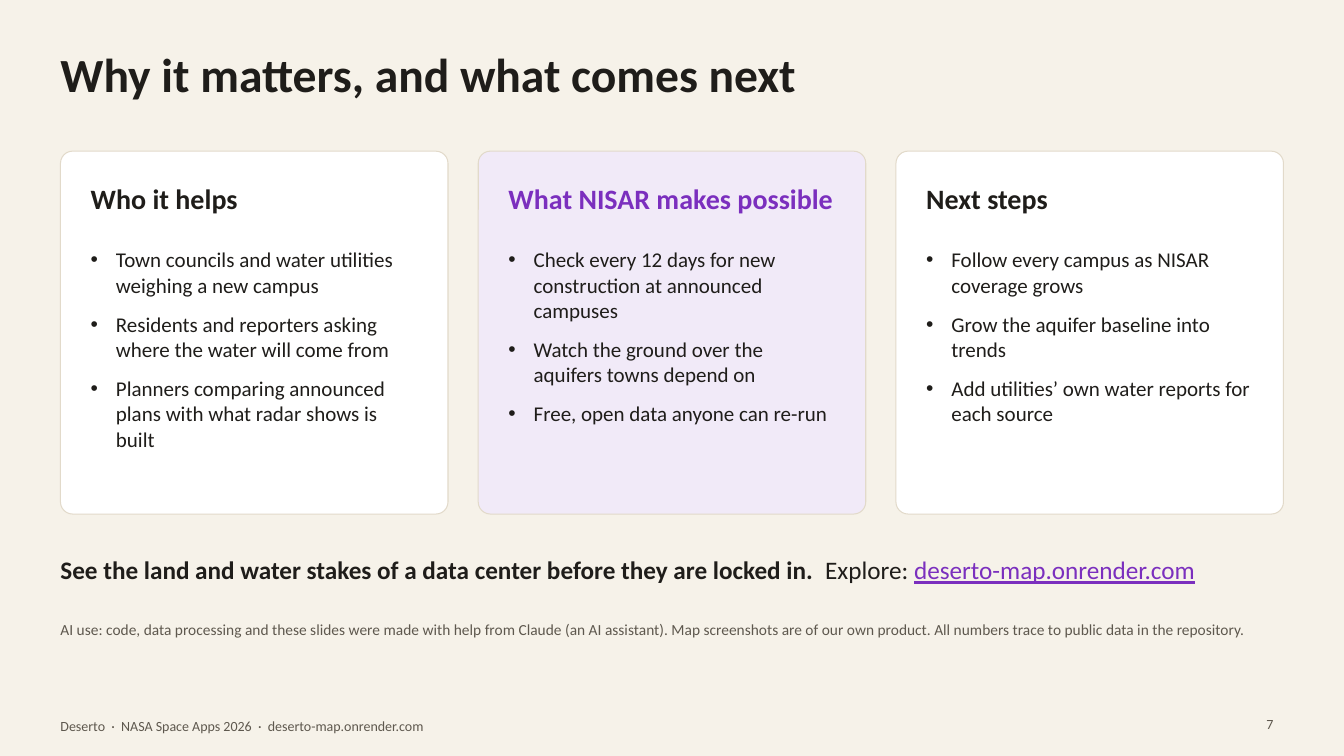
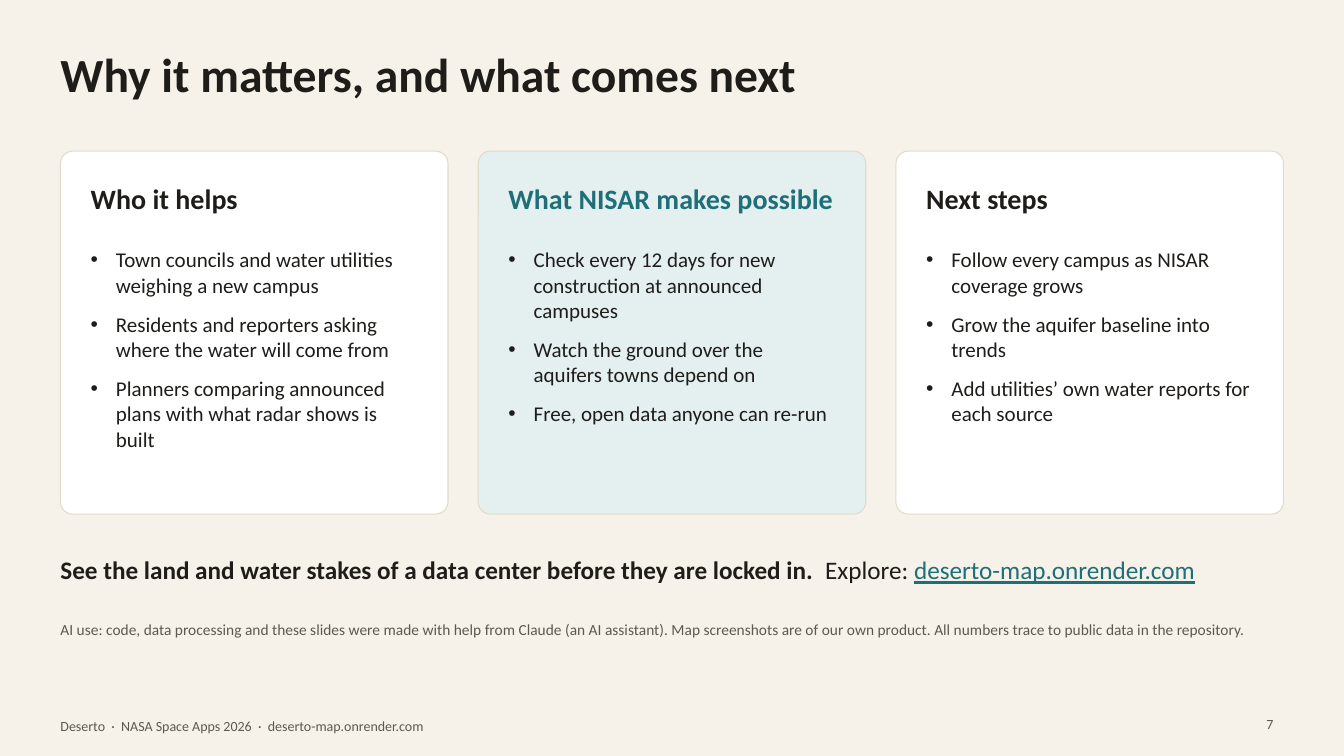
Before and after one commit to acho5750/NASA_Deserto, a slide deck: slide 7 of docs/deck/Data_Centers_and_Water_deck.pptx. Drawn at 1344x756 pixels with LibreOffice and Linux fonts; fonts in the diff are those of the drawing. Boxes give left, top, right and bottom in pixels: in the first picture for what was removed or moved away, otherwise in the second. Text is boxed around its words. In the diff, an @@ line names an element or a change of style, - is before the commit and + after.

```diff
--- a/docs/deck/Data_Centers_and_Water_deck.pptx
+++ b/docs/deck/Data_Centers_and_Water_deck.pptx
@@ rounded rectangle at <box>478,151,865,514</box>: fill #F1EAF8 to #E4EFEF @@
@@ text "What NISAR makes possible" at <box>508,189,832,214</box>: text colour #7B2FBE to #1F6F78 @@
@@ text "See the land and water ..." at <box>60,561,1195,584</box>: text colour #7B2FBE to #1F6F78 in "deserto-map.onrender.com" @@
```
Also in this commit, not shown: 5 other slides changed, 2 other files.
